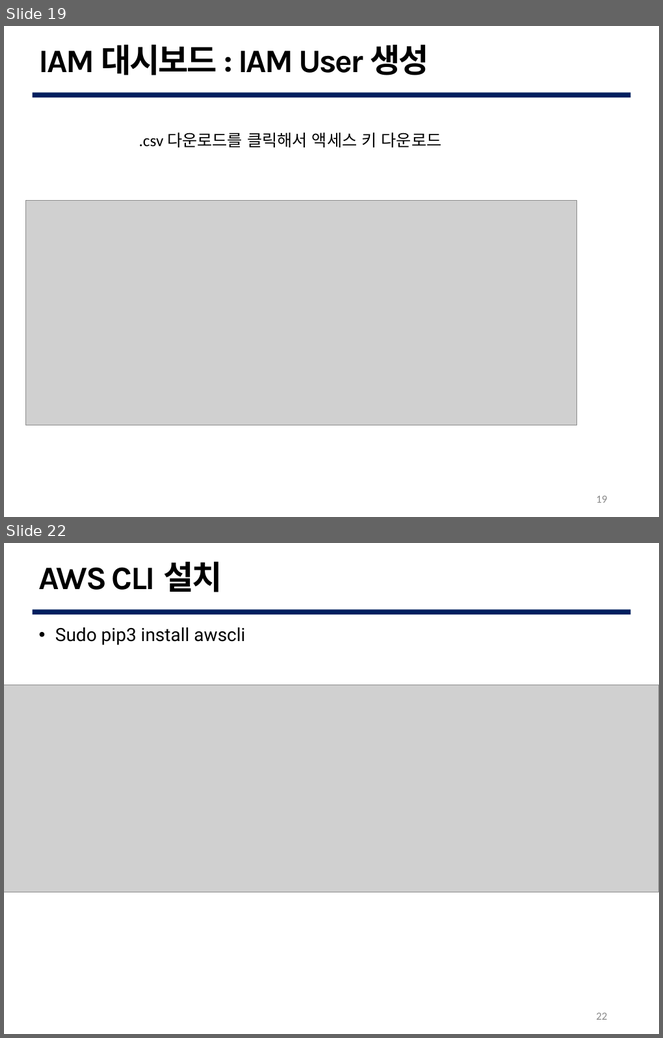
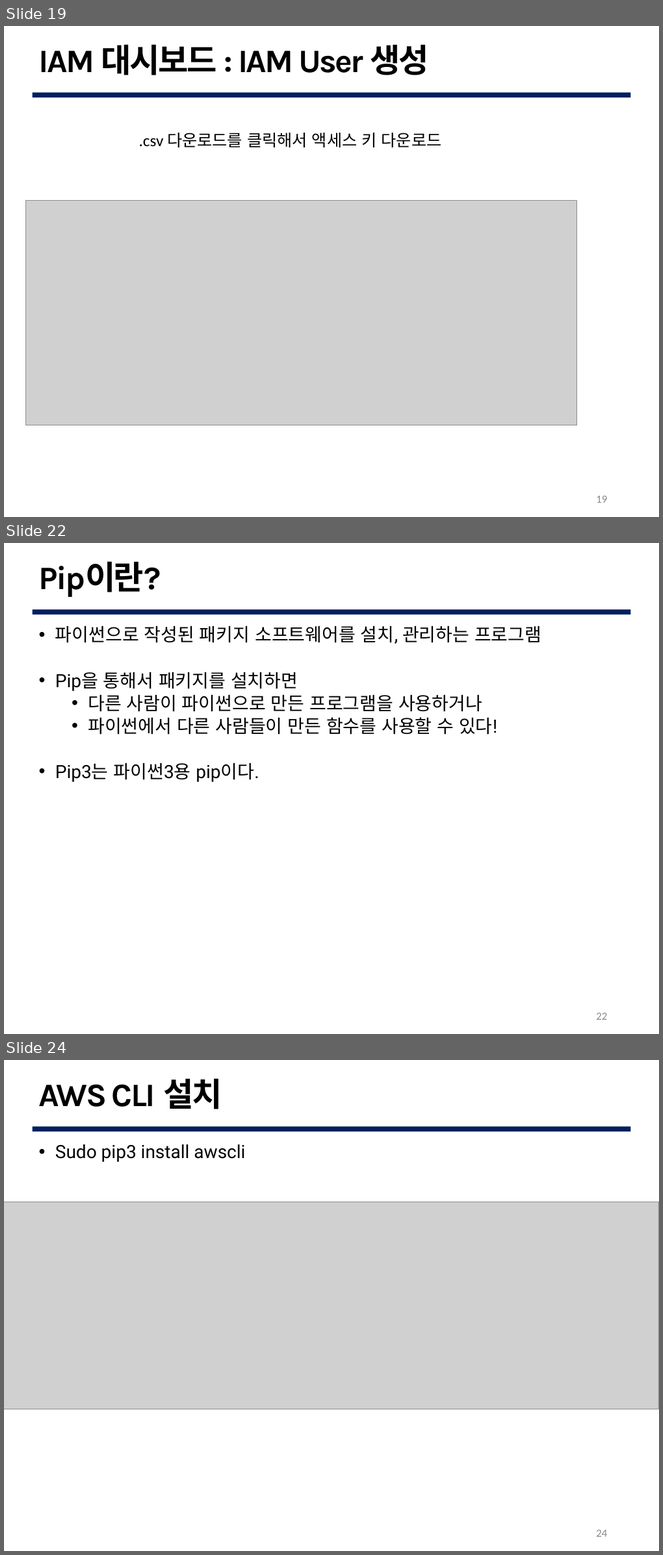
Before and after one commit to G0DCH/AWS_Rekognition_Slide, a slide deck: ppt/AWS Rekognition Slide.pptx. Shown one above the other, each under a label of ours: slides 19 and 22 before the commit, slides 19, 22 and 24 after it; the slides between them are not shown. The pictures are 663x1038 and 663x1555 pixels, drawn with LibreOffice and Linux fonts; fonts in the diff are those of the drawing; grey boxes stand for pictures; background and template pictures are left out. Boxes give left, top, right and bottom in pixels: in the first picture for what was removed or moved away, otherwise in the second. Text is boxed around its words. In the diff, an @@ line names an element or a change of style, - is before the commit and + after.

```diff
--- a/ppt/AWS Rekognition Slide.pptx
+++ b/ppt/AWS Rekognition Slide.pptx
@@ slide 22 added at bbox=[4, 543, 659, 1034], background #FFFFFF; not listed: 1 template element that a slide beside it also shows @@
@@ text added at bbox=[39, 561, 161, 597], 36 pt, text #000000, bold @@
+Pip이란?
@@ text added at bbox=[55, 626, 542, 782], 20 pt, text #000000 @@
+• 파이썬으로 작성된 패키지 소프트웨어를 설치, 관리하는 프로그램
+• Pip을 통해서 패키지를 설치하면
+  • 다른 사람이 파이썬으로 만든 프로그램을 사용하거나
+  • 파이썬에서 다른 사람들이 만든 함수를 사용할 수 있다!
+• Pip3는 파이썬3용 pip이다.
@@ page number added at bbox=[596, 1013, 607, 1020], 12 pt, text #888888 @@
+22
@@ what was slide 22 is now slide 24 @@
@@ page number at bbox=[596, 1530, 607, 1537]: text changed @@
-22
+24
```
Also in this commit, not shown: 6 slides changed, 9 other slides added, 28 slides removed.
